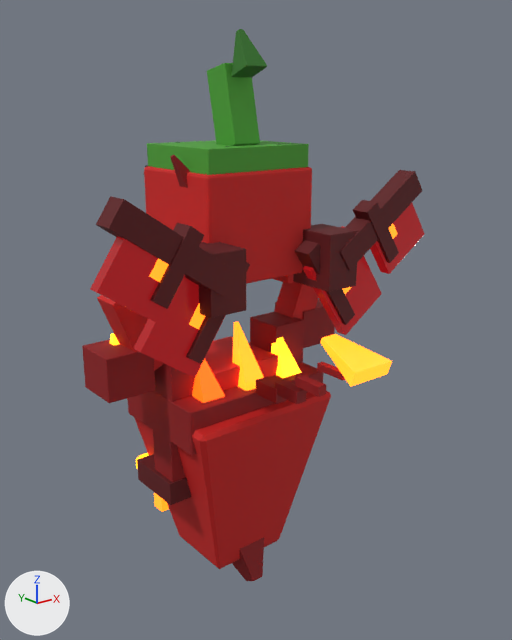
The glTF model public/models/pets/chili-imp.glb: old version first, new version second.
Both versions are drawn from a 50 mm camera at (-0.727, -0.988, 0.898) aimed at (-0.012, -0.095, 0.541). The axes (+X, +Y, +Z) are drawn at lower left. The lights are the same throughout. The older version comes first. Where no turn or scale is listed for an object, it has been applied to the vertices. Vertices at exactly the same position are counted once.

The older version as bpy lines, for what is in view:
```python
ob_arm_l = bpy.data.objects.new('arm.L', me_arm_l)
ob_arm_l.parent = ob_root
ob_arm_l.location = (0.26, 0.02, 0.74)
ob_arm_l.scale = (0.121, 0.121, 0.103)
ob_body = bpy.data.objects.new('body', me_body)
ob_body.location = (0.0, 0.0, 0.299)
ob_head = bpy.data.objects.new('head', me_head)
ob_head.location = (0.0, -0.012, 0.672)
ob_leg_fl = bpy.data.objects.new('leg.FL', me_leg_fl)
ob_leg_fl.location = (0.114, 0.0, 0.443)
ob_leg_fr = bpy.data.objects.new('leg.FR', me_leg_fr)
ob_leg_fr.location = (-0.114, 0.0, 0.443)
ob_root = bpy.data.objects.new('root', None)
ob_root.location = (0.0, 0.0, 0.154)
ob_root.scale = (0.602, 0.602, 0.602)
ob_tail = bpy.data.objects.new('tail', me_tail)
ob_tail.parent = ob_root
ob_tail.location = (0.0, -0.2, 0.44)
ob_tail.scale = (0.0439, 0.092, 0.0439)
# also in view: 'arm.R' at (-0.187, 0.022, 0.525); 'wing.L' at (0.196, -0.123, 0.63); 'wing.R' at (-0.196, -0.123, 0.63)
```
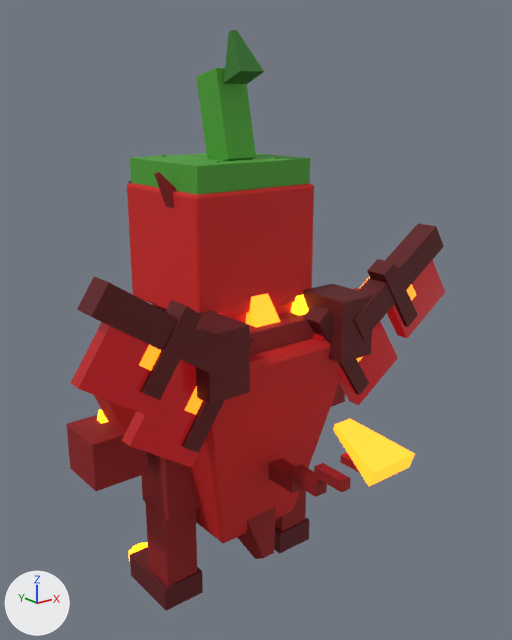
ob_root is not drawn itself; it is the parent of ob_arm_l, ob_arm_r, ob_tail, ob_wing_l, ob_wing_r.

Where the newer file only moved an object's origin or applied its transform, the numbers keep the older frame.

Pixel boxes (x1, y1, x2, y2) of what changed, in the pictures (512 x 640 px; the box of a moved part takes in the faces that stretch with it):
```json
{"object": "head", "change": "moved, rescaled", "before": [144, 29, 312, 284], "after": [127, 30, 314, 317], "on screen": "11% wider, 12% taller"}
{"object": "body", "change": "moved, rescaled", "before": [127, 321, 331, 581], "after": [152, 293, 341, 559]}
{"object": "wing.R", "change": "moved, rescaled", "before": [90, 196, 250, 378], "after": [71, 276, 254, 467], "on screen": "14% wider"}
{"object": "wing.L", "change": "moved, rescaled", "before": [293, 170, 424, 335], "after": [303, 223, 445, 405], "on screen": "8% wider, 10% taller"}
{"object": "leg.FR", "change": "moved, rescaled", "before": [136, 363, 195, 505], "after": [128, 452, 203, 611]}
{"object": "arm.R", "change": "moved, rescaled", "before": [82, 295, 163, 403], "after": [67, 395, 148, 491]}
{"object": "tail", "change": "reshaped, moved, rescaled", "before": [256, 334, 392, 404], "after": [268, 419, 415, 497], "on screen": "8% wider, 11% taller"}
{"object": "leg.FL", "change": "moved, rescaled", "before": [250, 312, 304, 364], "after": [274, 489, 309, 554]}
{"object": "arm.L", "change": "moved, rescaled", "before": [272, 274, 335, 348], "after": [331, 384, 345, 407], "on screen": "mostly hidden afterwards"}
{"part": 5, "of": "me_tail", "change": "moved or reshaped", "before": [256, 376, 287, 404], "after": [268, 458, 302, 493]}
{"part": 6, "of": "me_tail", "change": "moved or reshaped", "before": [275, 379, 306, 404], "after": [290, 464, 327, 497]}
{"part": 7, "of": "me_tail", "change": "moved or reshaped", "before": [295, 375, 326, 397], "after": [314, 463, 351, 492]}
{"part": 8, "of": "me_tail", "change": "moved or reshaped", "before": [317, 362, 346, 381], "after": [340, 453, 360, 473]}
```

Edits to the scene script, one JSON object a line:
```json
{"block": "me_body", "where": "# used by ob_body; location = (0.0, 0.0, 0.299)"}
{"op": "remove", "block": "me_body", "code": "me_body.from_pydata(...)  # 327 vertices, 597 faces; spans x -0.15..0.15, y -0.125..0.153, z -0.299..0.22"}
{"op": "add", "block": "me_body", "code": "me_body.from_pydata(...)  # 327 vertices, 597 faces; spans x -0.171..0.171, y -0.162..0.154, z -0.23..0.36"}
{"block": "me_body", "change": "me_body part 1: the whole mesh is scaled about its middle by 1.14, then moved by (0.0, -0.018, 0.104)"}
{"block": "me_head", "where": "# used by ob_head; location = (0.0, -0.012, 0.672)"}
{"op": "remove", "block": "me_head", "code": "me_head.from_pydata(...)  # 420 vertices, 760 faces; spans x -0.13..0.13, y -0.087..0.13, z -0.075..0.328"}
{"op": "add", "block": "me_head", "code": "me_head.from_pydata(...)  # 420 vertices, 760 faces; spans x -0.148..0.148, y -0.077..0.169, z -0.132..0.328"}
{"block": "me_head", "change": "me_head part 2: the whole mesh is scaled about its middle by 1.14, then moved by (0.0, 0.025, -0.028)"}
{"block": "me_leg_fl", "where": "# used by ob_leg_fl; location = (0.114, 0.0, 0.443)"}
{"op": "remove", "block": "me_leg_fl", "code": "me_leg_fl.from_pydata(...)  # 240 vertices, 456 faces; spans x -0.035..0.042, y -0.039..0.122, z -0.233..0.053"}
{"op": "add", "block": "me_leg_fl", "code": "me_leg_fl.from_pydata(...)  # 240 vertices, 456 faces; spans x -0.024..0.064, y -0.045..0.139, z -0.443..-0.117"}
{"block": "me_leg_fl", "change": "me_leg_fl part 3: the whole mesh is scaled about its middle by 1.14, then moved by (0.016, 0.006, -0.19)"}
{"block": "me_leg_fr", "where": "# used by ob_leg_fr; location = (-0.114, 0.0, 0.443)"}
{"op": "remove", "block": "me_leg_fr", "code": "me_leg_fr.from_pydata(...)  # 240 vertices, 456 faces; spans x -0.042..0.035, y -0.039..0.122, z -0.233..0.053"}
{"op": "add", "block": "me_leg_fr", "code": "me_leg_fr.from_pydata(...)  # 240 vertices, 456 faces; spans x -0.064..0.024, y -0.045..0.139, z -0.443..-0.117"}
{"block": "me_leg_fr", "change": "me_leg_fr part 4: the whole mesh is scaled about its middle by 1.14, then moved by (-0.016, 0.006, -0.19)"}
{"block": "me_tail", "where": "# used by ob_tail; parent = ob_root; location = (0.0, -0.2, 0.44); scale = (0.0439, 0.092, 0.0439)"}
{"op": "remove", "block": "me_tail", "code": "me_tail.from_pydata(...)  # 217 vertices, 414 faces; spans x -1.48..1.48, y -4.15..0.46, z -0.5..5.06"}
{"op": "add", "block": "me_tail", "code": "me_tail.from_pydata(...)  # 217 vertices, 414 faces; spans x -1.48..1.48, y -4.15..0.07, z -0.44..5.06"}
{"block": "me_tail", "change": "me_tail part 5: the loose piece of 56 vertices spanning x -0.5..0.5, y -0.54..0.46, z -0.5..0.5 is moved by (0.0, -0.39, 0.06)"}
{"block": "me_tail", "change": "me_tail part 6: the loose piece of 56 vertices spanning x -0.41..0.41, y -1.41..-0.41, z 0.1..0.91 is moved by (0.0, -0.39, 0.06)"}
{"block": "me_tail", "change": "me_tail part 7: the loose piece of 56 vertices spanning x -0.31..0.31, y -2.28..-1.28, z 1.2..1.82 is moved by (0.0, -0.39, 0.06)"}
{"block": "me_tail", "change": "me_tail part 8: the loose piece of 25 vertices spanning x -0.22..0.22, y -3.15..-2.15, z 2.79..3.23 is moved by (0.0, -0.39, 0.06)"}
{"op": "set", "path": "ob_root.location", "old": "(0.0, 0.0, 0.154)", "new": "(0.0, 0.0, -0.0309)"}
{"op": "set", "path": "ob_root.scale", "old": "(0.602, 0.602, 0.602)", "new": "(0.686, 0.686, 0.686)"}
```
